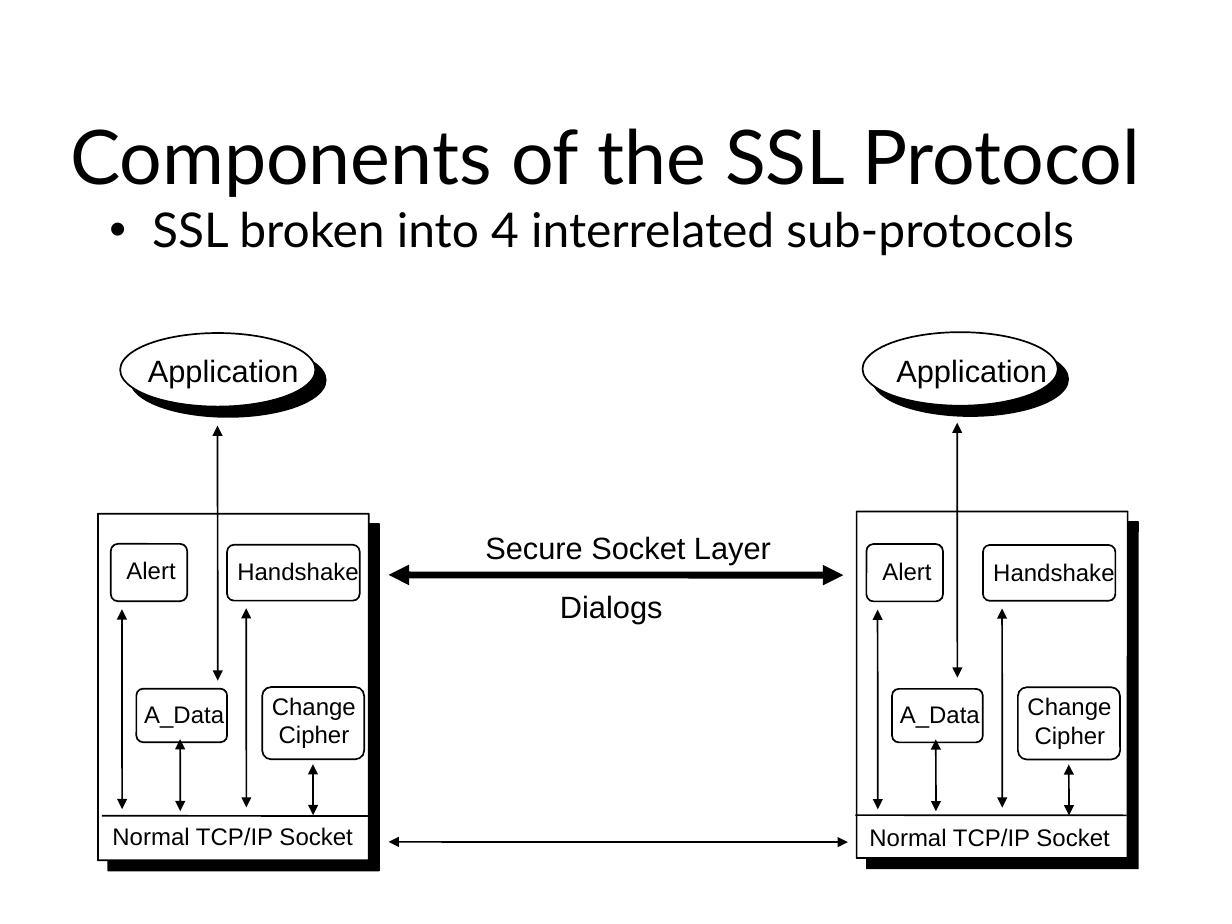
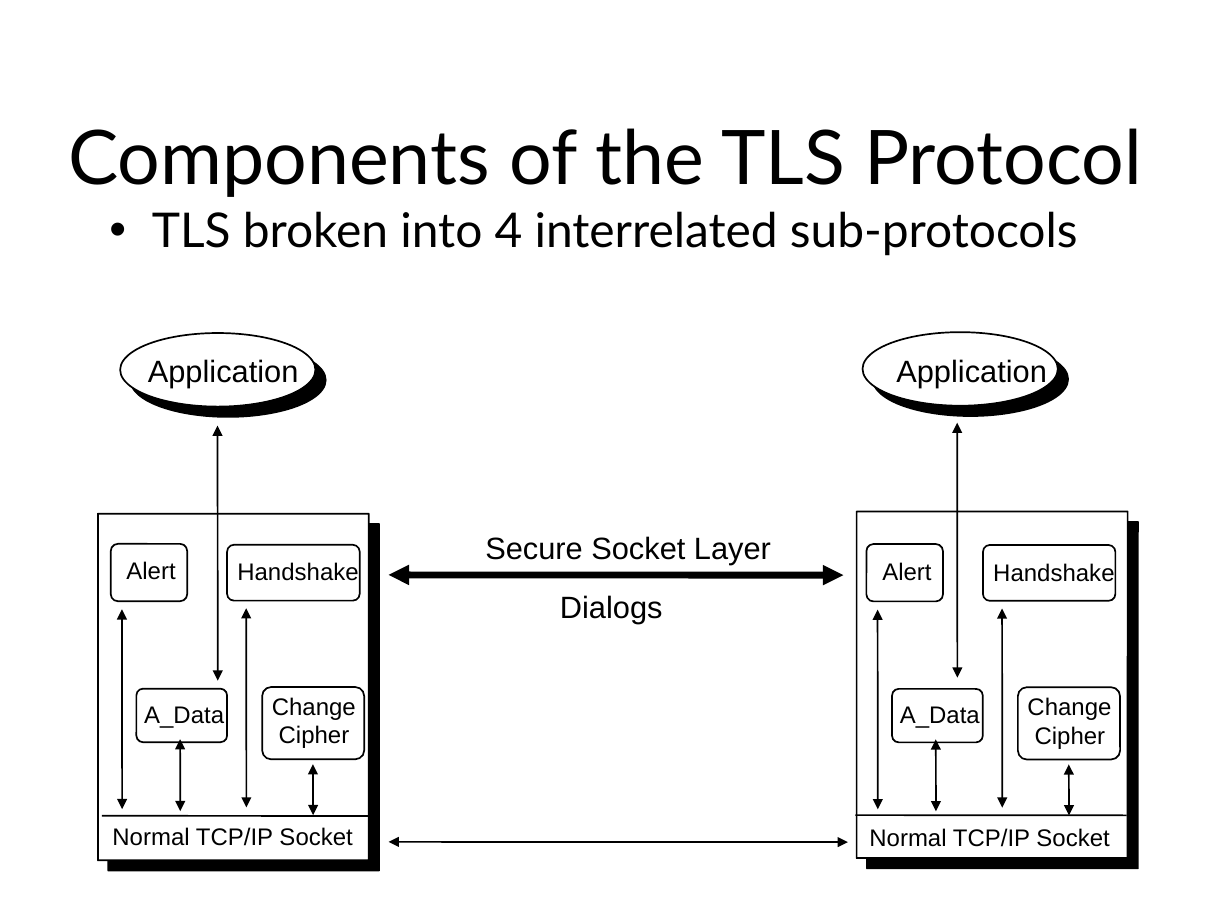
Before and after one commit to sftcd/cs7053, a slide deck: slide 46 of lectures/04-protocols/04-protocols.ppt. Drawn at 1232x924 pixels with LibreOffice and Linux fonts; fonts in the diff are those of the drawing. Boxes give left, top, right and bottom in pixels: in the first picture for what was removed or moved away, otherwise in the second. Text is boxed around its words. In the diff, an @@ line names an element or a change of style, - is before the commit and + after.

```diff
--- a/lectures/04-protocols/04-protocols.ppt
+++ b/lectures/04-protocols/04-protocols.ppt
@@ text at bbox=[68, 128, 1142, 197]: text changed @@
-Components of the SSL Protocol
+Components of the TLS Protocol
@@ text at bbox=[152, 211, 1078, 256]: text changed @@
-• SSL broken into 4 interrelated sub-protocols
+• TLS broken into 4 interrelated sub-protocols
```
Also in this commit, not shown: 8 other slides changed.
